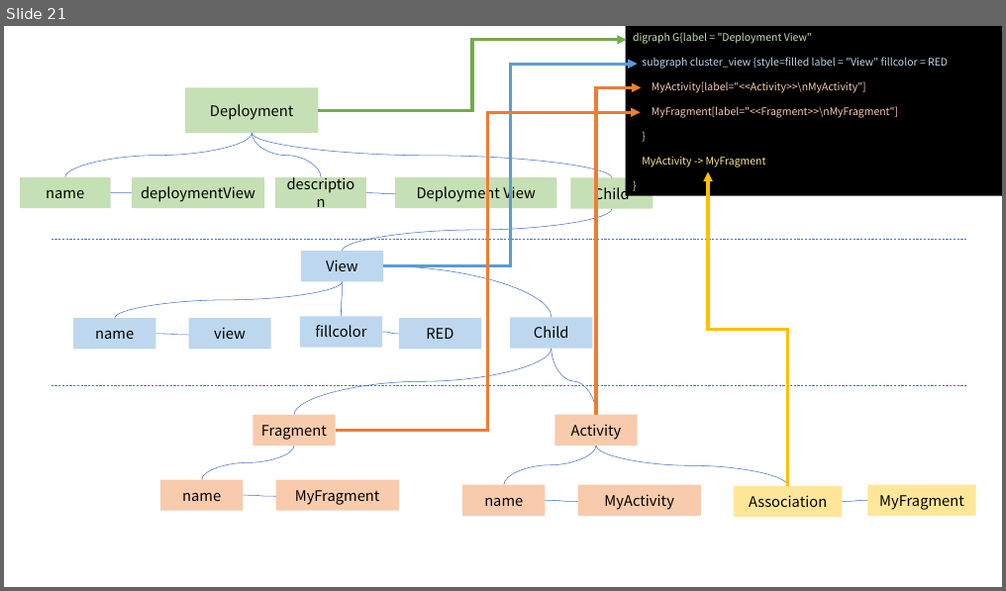
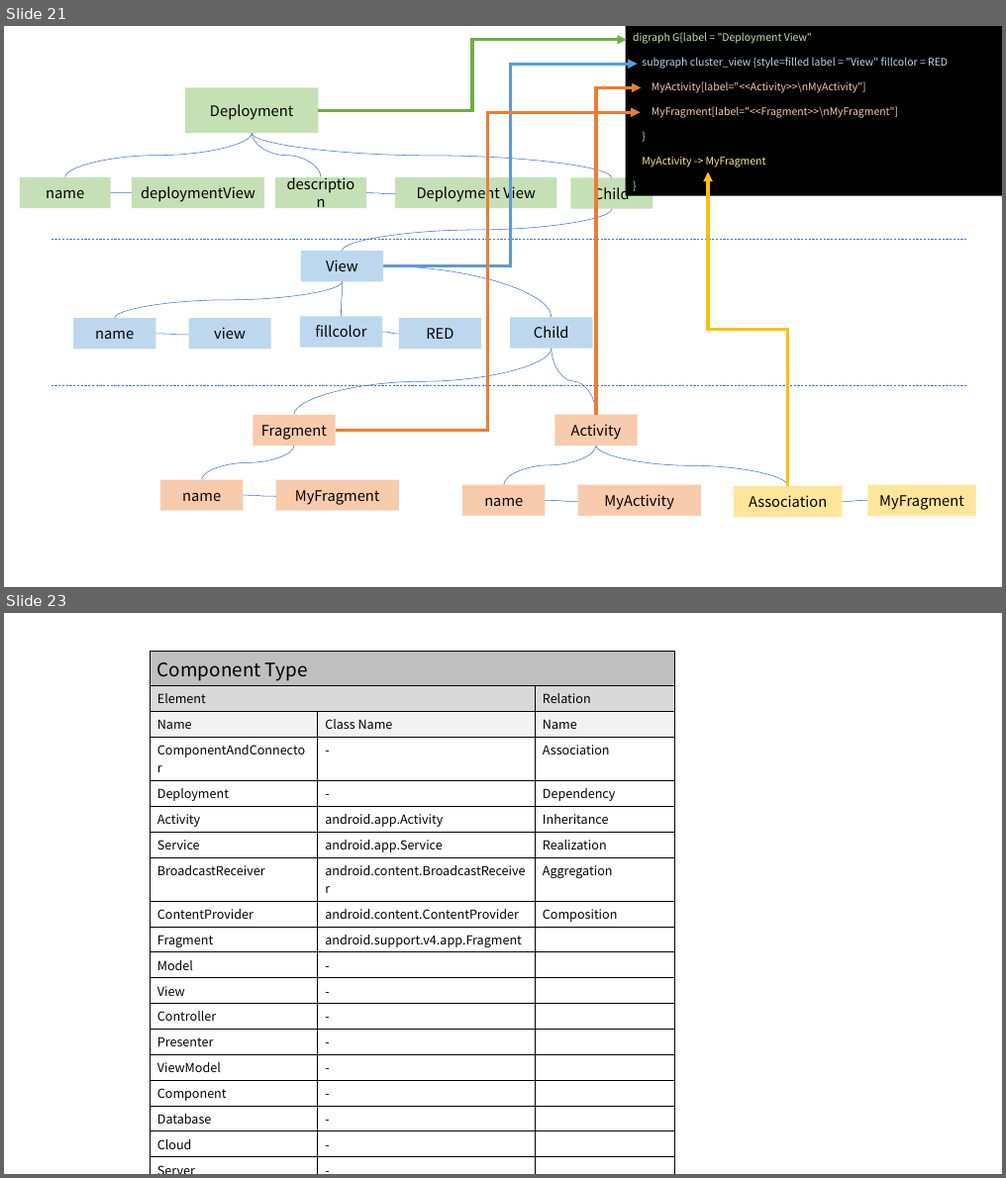
Before and after one commit to helloduk/TIL, a slide deck: AA/인증과제_ppt자료.pptx. Shown one above the other, each under a label of ours: slide 21 before the commit, slides 21 and 23 after it; the slides between them are not shown. The pictures are 1006x591 and 1006x1178 pixels, drawn with LibreOffice and Linux fonts; fonts in the diff are those of the drawing. Boxes give left, top, right and bottom in pixels: in the first picture for what was removed or moved away, otherwise in the second. Text is boxed around its words. In the diff, an @@ line names an element or a change of style, - is before the commit and + after.

```diff
--- a/AA/인증과제_ppt자료.pptx
+++ b/AA/인증과제_ppt자료.pptx
@@ slide 23 added at bbox=[4, 613, 1002, 1174], background #FFFFFF @@
@@ table added at bbox=[150, 652, 675, 1154], 21 rows, 3 columns @@
+Component Type |  | 
+Element |  | Relation
+Name | Class Name | Name
+ComponentAndConnector | - | Association
+Deployment | - | Dependency
+Activity | android.app.Activity | Inheritance
+Service | android.app.Service | Realization
+BroadcastReceiver | android.content.BroadcastReceiver | Aggregation
+ContentProvider | android.content.ContentProvider | Composition
+Fragment | android.support.v4.app.Fragment | 
+Model | - | 
+View | - | 
+Controller | - | 
+Presenter | - | 
+ViewModel | - | 
+Component | - | 
+Database | - | 
+Cloud | - | 
+Server | - | 
+Process | - | 
+Thread | - | 
```
Also in this commit, not shown: 1 slide changed, 2 other slides added, 1 slide removed, 4 other files.
